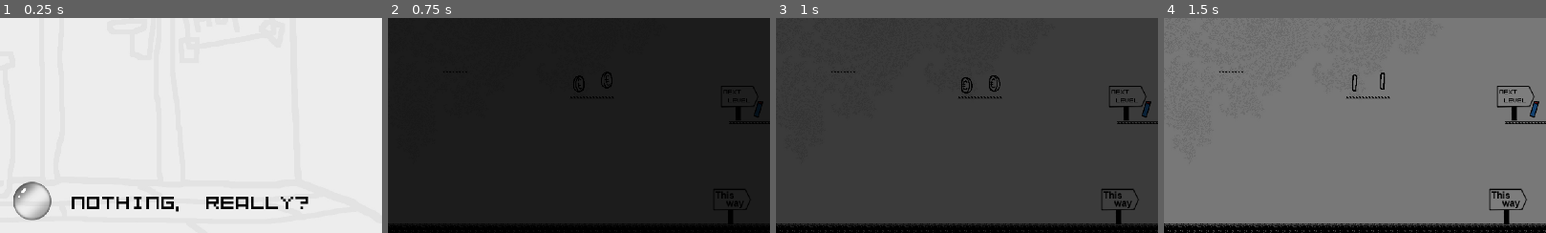
Above: before the commit, frames 1-4 (left to right).
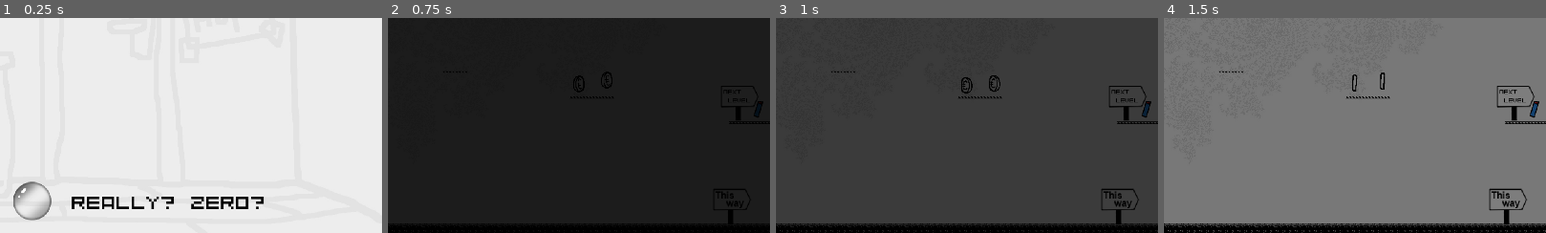
Above: after the commit, the same moments.

Repository: dennis-jung/ggj2025
Game: Godot game, scene res://scenes/levels/End/End.tscn
Same seed, same stepped clock (60 frames per second), same inputs: the game is played once before the commit and once after it. This scene is started directly instead of the project's main scene.
Inputs (mouse positions are % of the whole screen's width and height, from its top left):
- Up to frame 1 (0.25 s): no input
- Up to frame 2 (0.75 s): tap Enter (ui_accept) at 0.5 s; move the mouse to (72, 45) at 0.52 s; hold Right (ui_right) from 0.53 s (still down); tap B (create_bubble) at 0.6 s; click (72, 45) at 0.67 s
- Up to frame 3 (1 s): keep holding Right (ui_right); tap Enter (ui_accept) at 0.77 s
- Up to frame 4 (1.5 s): release Right (ui_right) at 1.25 s; drag from (30, 55) to (57, 45) at 1.27 s
The pictures show only the part of the screen within x 48-98%, y 50-100%; the shares and areas given below are measured in that part.

The runs differ from the first frame. In frame 1, 1.3% of the frame differs, in the area x 19-81%, y 83-91%; in frame 2, nothing differs; in frame 3, nothing differs; in frame 4, nothing differs.

Commit message:
worse texts

Diff:
--- a/scenes/levels/End/end.gd
+++ b/scenes/levels/End/end.gd
@@ -8,6 +8,7 @@
 @onready var bubble_sprite: Sprite2D = $BubbleSprite
 @onready var label_coins: Label = $UI/LabelCoins
 @onready var label_deaths: Label = $UI/LabelDeaths
+@onready var label_text_0: Label = $UI/LabelText0
 @onready var label_text_025: Label = $UI/LabelText025
 @onready var label_text_050: Label = $UI/LabelText050
 @onready var label_text_075: Label = $UI/LabelText075
@@ -24,6 +25,12 @@
 func _process(delta: float) -> void:
 	label_coins.text = "Coins: " + str(coin_display)
 	label_deaths.text = "Deaths: " + str(deaths_display)
+	if coin_display == 0:
+		label_text_0.text = "REALLY? ZERO?"
+	if coin_display > 0:
+		label_text_0.text = "PATHETIC!"
+	if coin_display < 0:
+		label_text_0.text = "OMG, SHAMEFUL!!!"
 	label_text_025.visible = coin_display >= MAX_COINS * 0.25
 	label_text_050.visible = coin_display >= MAX_COINS * 0.5
 	label_text_075.visible = coin_display >= MAX_COINS * 0.75
